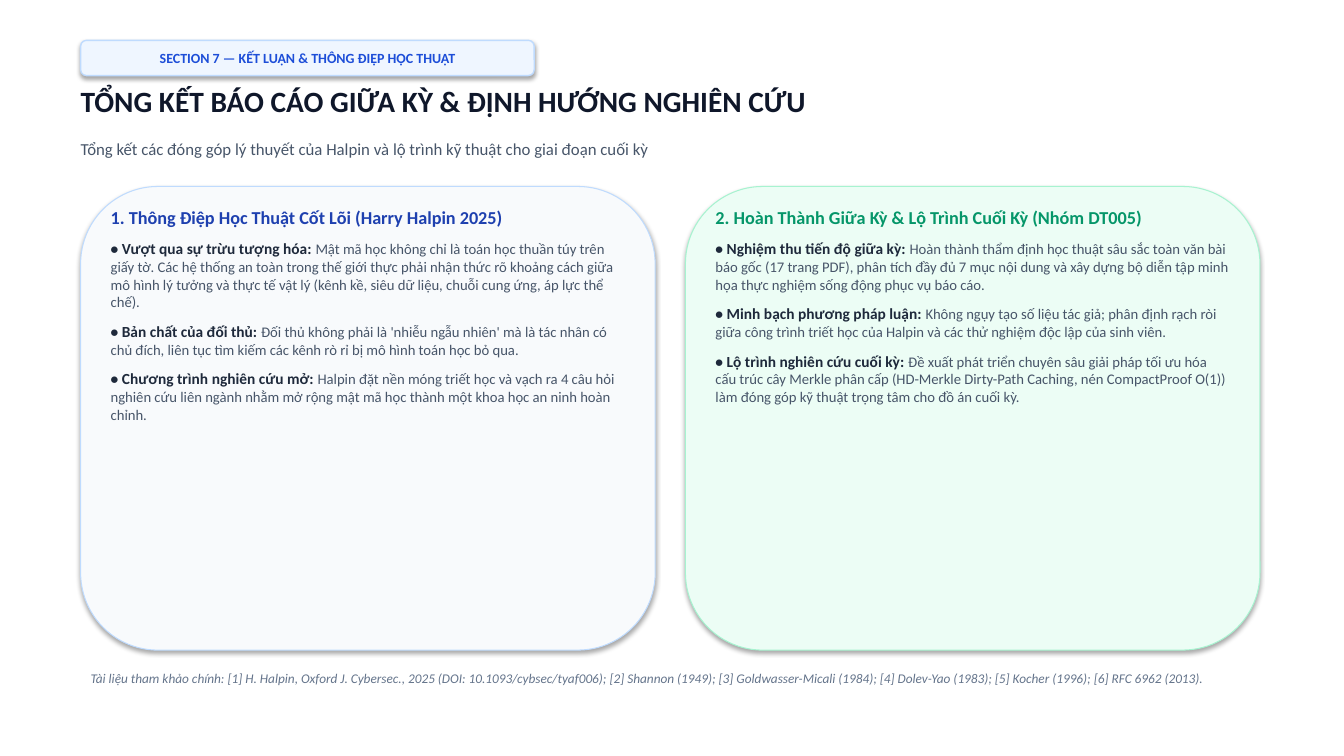
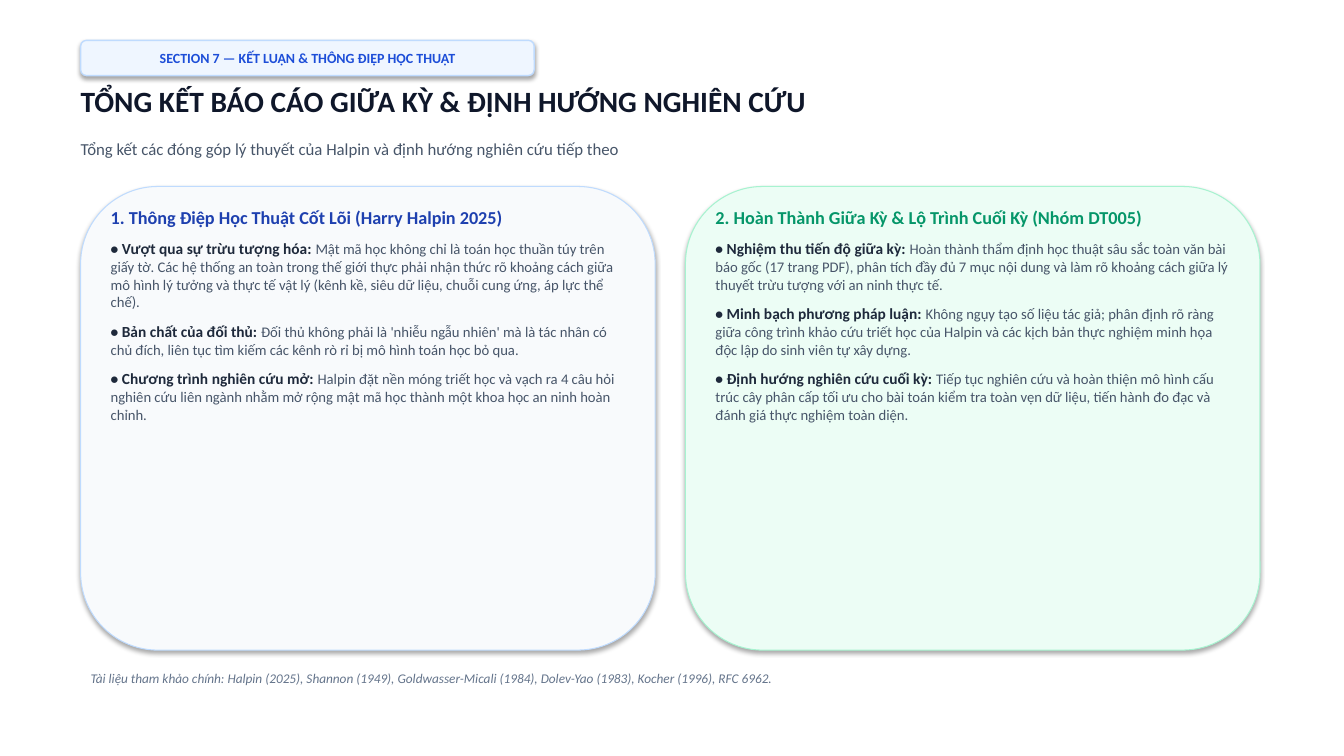
Before and after one commit to kietvo5924/ATBMHTTT_DT005_FileIntegrity, a slide deck: slide 14 of Bao_Cao_Giua_Ky_DT05_Final.pptx. Drawn at 1344x756 pixels with LibreOffice and Linux fonts; fonts in the diff are those of the drawing. Boxes give left, top, right and bottom in pixels: in the first picture for what was removed or moved away, otherwise in the second. Text is boxed around its words. In the diff, an @@ line names an element or a change of style, - is before the commit and + after.

```diff
--- a/Bao_Cao_Giua_Ky_DT05_Final.pptx
+++ b/Bao_Cao_Giua_Ky_DT05_Final.pptx
@@ text at (81,142,619,158): text changed @@
-Tổng kết các đóng góp lý thuyết của Halpin và lộ trình kỹ thuật cho giai đoạn cuối kỳ
+Tổng kết các đóng góp lý thuyết của Halpin và định hướng nghiên cứu tiếp theo
@@ text at (715,242,1228,423): text changed @@
-• Nghiệm thu tiến độ giữa kỳ: Hoàn thành thẩm định học thuật sâu sắc toàn văn bài báo gốc (17 trang PDF), phân tích đầy đủ 7 mục nội dung và xây dựng bộ diễn tập minh họa thực nghiệm sống động phục vụ báo cáo.
-• Minh bạch phương pháp luận: Không ngụy tạo số liệu tác giả; phân định rạch ròi giữa công trình triết học của Halpin và các thử nghiệm độc lập của sinh viên.
-• Lộ trình nghiên cứu cuối kỳ: Đề xuất phát triển chuyên sâu giải pháp tối ưu hóa cấu trúc cây Merkle phân cấp (HD-Merkle Dirty-Path Caching, nén CompactProof O(1)) làm đóng góp kỹ thuật trọng tâm cho đồ án cuối kỳ.
+• Nghiệm thu tiến độ giữa kỳ: Hoàn thành thẩm định học thuật sâu sắc toàn văn bài báo gốc (17 trang PDF), phân tích đầy đủ 7 mục nội dung và làm rõ khoảng cách giữa lý thuyết trừu tượng với an ninh thực tế.
+• Minh bạch phương pháp luận: Không ngụy tạo số liệu tác giả; phân định rõ ràng giữa công trình khảo cứu triết học của Halpin và các kịch bản thực nghiệm minh họa độc lập do sinh viên tự xây dựng.
+• Định hướng nghiên cứu cuối kỳ: Tiếp tục nghiên cứu và hoàn thiện mô hình cấu trúc cây phân cấp tối ưu cho bài toán kiểm tra toàn vẹn dữ liệu, tiến hành đo đạc và đánh giá thực nghiệm toàn diện.
@@ text at (91,673,772,685): text changed @@
-Tài liệu tham khảo chính: [1] H. Halpin, Oxford J. Cybersec., 2025 (DOI: 10.1093/cybsec/tyaf006); [2] Shannon (1949); [3] Goldwasser-Micali (1984); [4] Dolev-Yao (1983); [5] Kocher (1996); [6] RFC 6962 (2013).
+Tài liệu tham khảo chính: Halpin (2025), Shannon (1949), Goldwasser-Micali (1984), Dolev-Yao (1983), Kocher (1996), RFC 6962.
```
Also in this commit, not shown: 6 other slides changed, 1 slide added, 1 slide removed, 8 other files.
